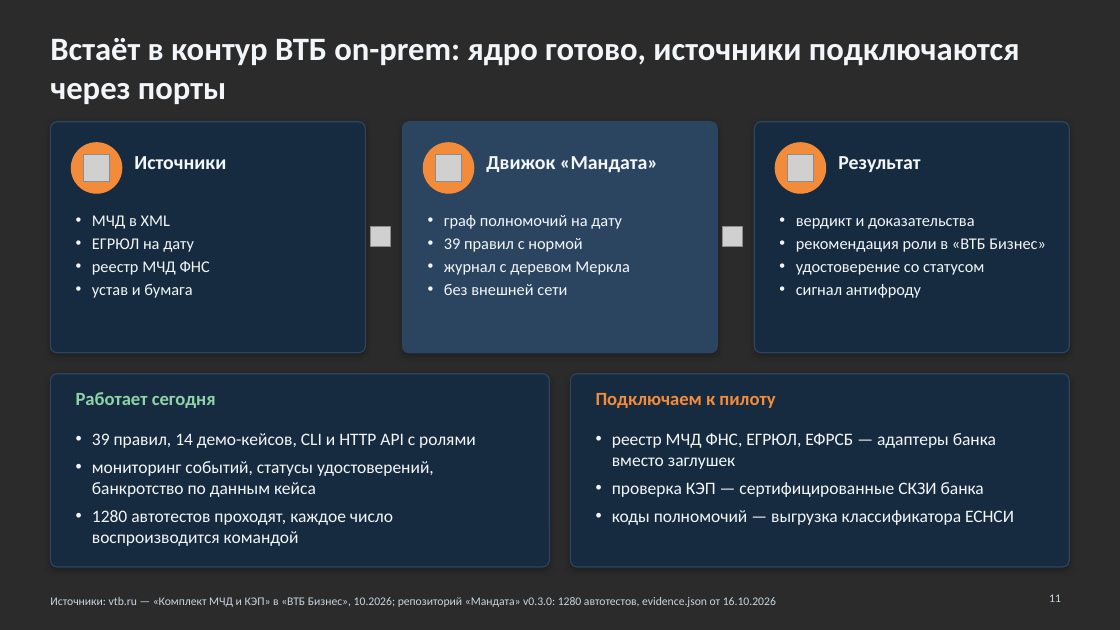
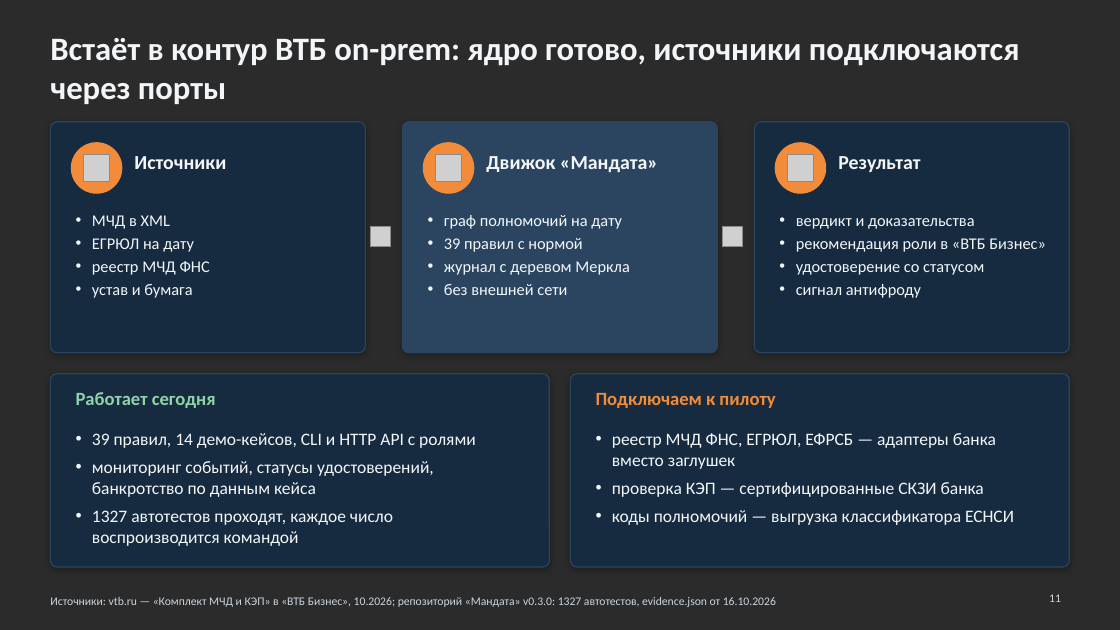
Before and after one commit to KonkovDV/Mandat, a slide deck: slide 11 of submission/slides/Mandat_VTB.pptx. Drawn at 1120x630 pixels with LibreOffice and Linux fonts; fonts in the diff are those of the drawing; grey boxes stand for pictures; background and template pictures are left out; a plain dark background stands for a picture behind light text. Boxes give left, top, right and bottom in pixels: in the first picture for what was removed or moved away, otherwise in the second. Text is boxed around its words. In the diff, an @@ line names an element or a change of style, - is before the commit and + after.

Commit message:
chore(M-05): regenerate evidence and deck

```diff
--- a/submission/slides/Mandat_VTB.pptx
+++ b/submission/slides/Mandat_VTB.pptx
@@ text at <box>92,510,393,546</box>: text changed @@
-• 1280 автотестов проходят, каждое число воспроизводится командой
+• 1327 автотестов проходят, каждое число воспроизводится командой
@@ text at <box>50,597,776,607</box>: text changed @@
-Источники: vtb.ru — «Комплект МЧД и КЭП» в «ВТБ Бизнес», 10.2026; репозиторий «Мандата» v0.3.0: 1280 автотестов, evidence.json от 16.10.2026
+Источники: vtb.ru — «Комплект МЧД и КЭП» в «ВТБ Бизнес», 10.2026; репозиторий «Мандата» v0.3.0: 1327 автотестов, evidence.json от 16.10.2026
```
Also in this commit, not shown: 2 other slides changed, 4 other files.
